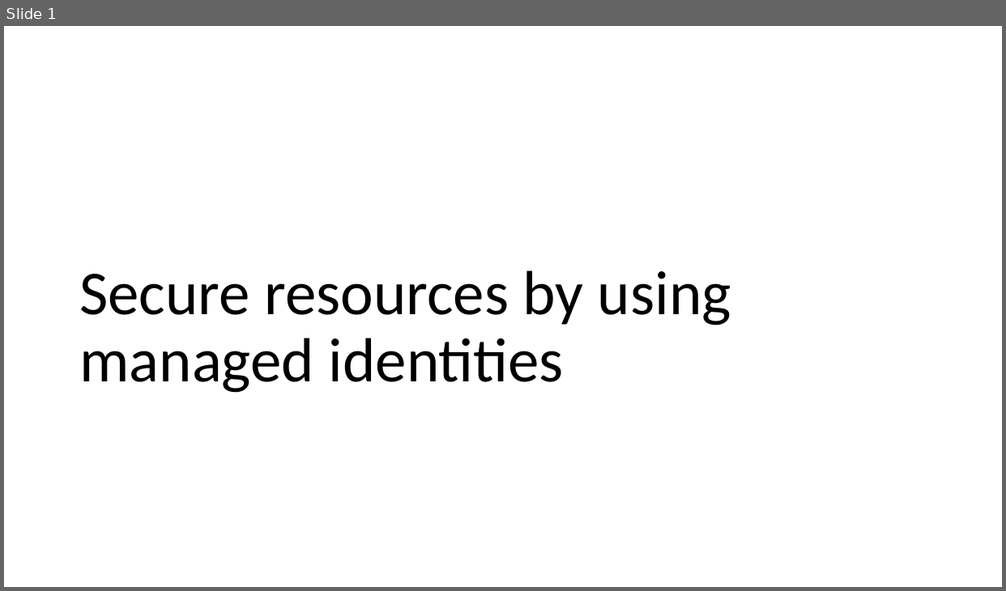
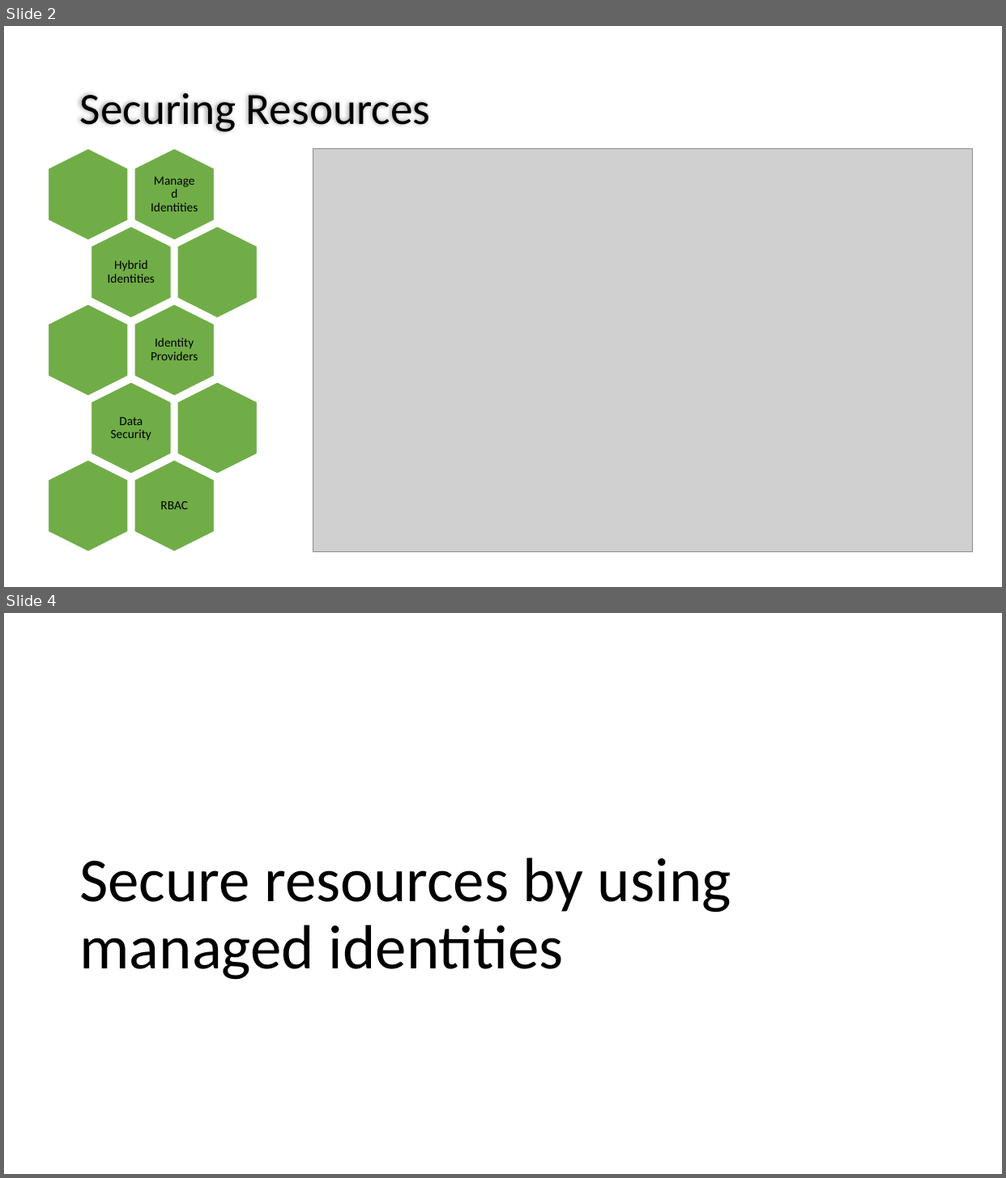
Before and after one commit to dstolts/70-534, a slide deck: Presentations/70-534-Combined-SecuritySlides.pptx. Shown one above the other, each under a label of ours: slide 1 before the commit, slides 2 and 4 after it; the slides between them are not shown. The pictures are 1006x591 and 1006x1178 pixels, drawn with LibreOffice and Linux fonts; fonts in the diff are those of the drawing; grey boxes stand for pictures. Boxes give left, top, right and bottom in pixels: in the first picture for what was removed or moved away, otherwise in the second. Text is boxed around its words. In the diff, an @@ line names an element or a change of style, - is before the commit and + after.

```diff
--- a/Presentations/70-534-Combined-SecuritySlides.pptx
+++ b/Presentations/70-534-Combined-SecuritySlides.pptx
@@ slide 2 added at bbox=[4, 26, 1002, 587], background #FFFFFF @@
@@ title added at bbox=[80, 93, 431, 132], 43.1 pt, text #000000 @@
+Securing Resources
@@ picture added at bbox=[313, 149, 973, 552] @@
@@ group added at bbox=[49, 149, 258, 552]: 10 hexagons, 5 texts @@
+Managed Identities
+Hybrid Identities
+Identity Providers
+Data Security
+RBAC
@@ what was slide 1 is now slide 4 @@
```
Also in this commit, not shown: 2 other slides added, 3 slides removed.
